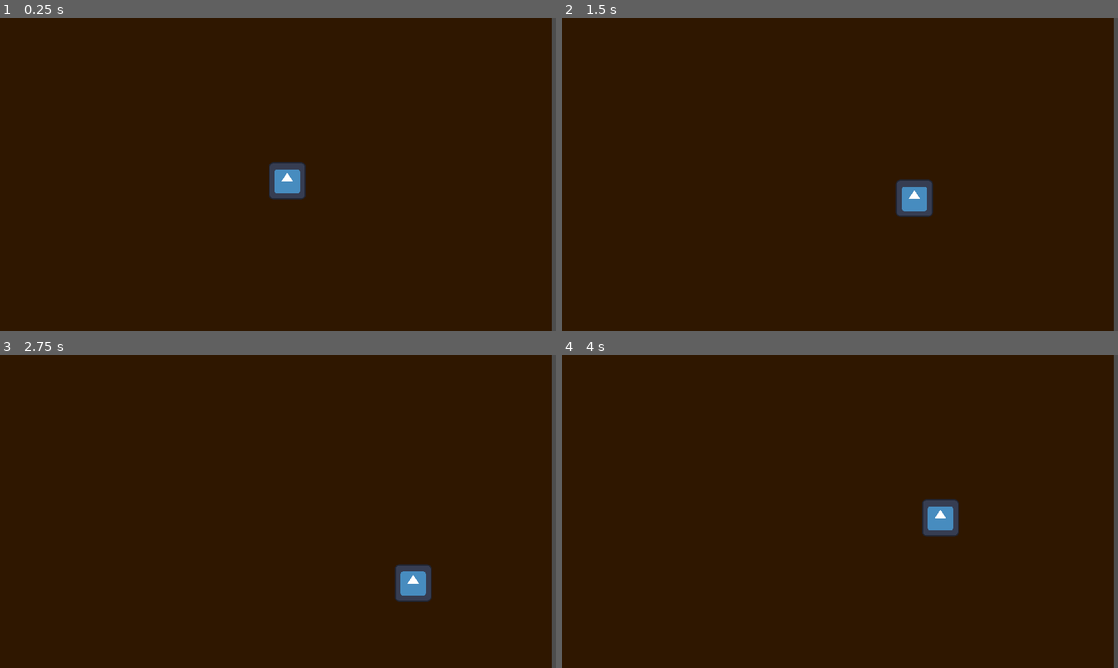
Above: before the commit, frames 1-4 (two rows, left to right).
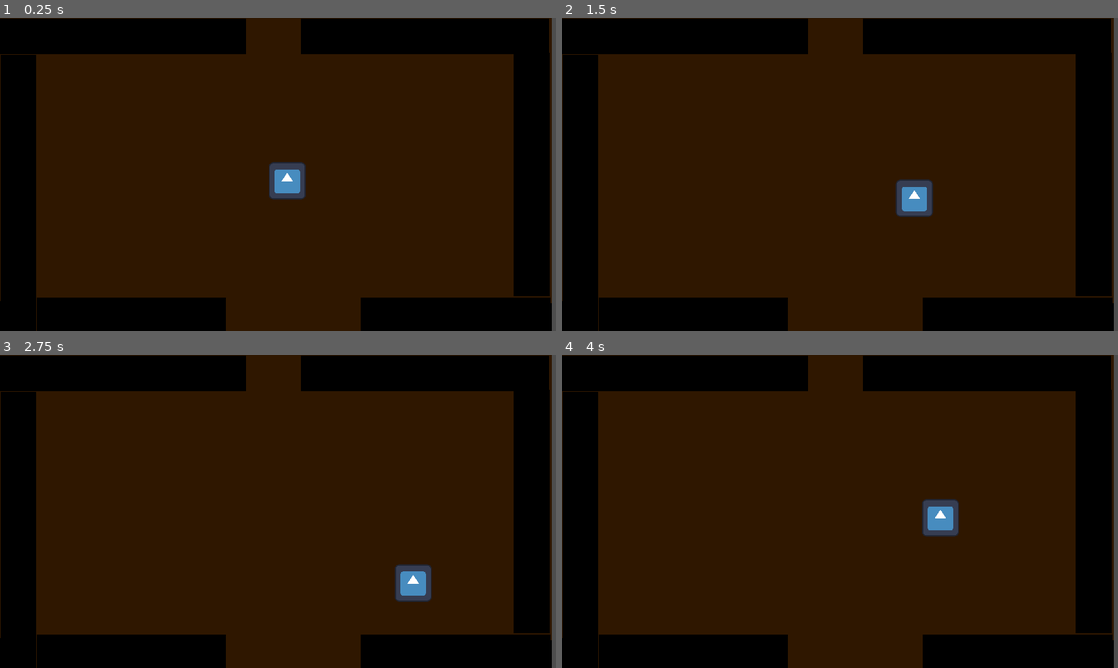
Above: after the commit, the same moments.

Repository: FarofaFaction/Criascript-Jam-Game
Game: Godot game, scene res://Game/Room/room.tscn
The game is run twice, just before and just after one commit, with the same random seed, the same clock (stepped at 60 frames per second) and the same inputs. This scene is started directly instead of the project's main scene. The engine's default icon, where the game draws it, is replaced by a stand-in: a white triangle on a blue panel in a dark square.
Inputs:
- Up to frame 1 (0.25 s): no input
- Up to frame 2 (1.5 s): tap Enter at 0.5 s; hold Right (ui_right) 0.53-1.28 s; hold Down (ui_down) from 1.28 s (still down)
- Up to frame 3 (2.75 s): release Down (ui_down) at 2.03 s; hold Right (ui_right) from 2.03 s (still down)
- Up to frame 4 (4 s): release Right (ui_right) at 2.78 s; hold Up (ui_up) 2.78-3.53 s; hold Left (ui_left) from 3.53 s (still down)

The runs differ from the first frame. In frame 1, 28% of the frame differs, in the area x 0-100%, y 0-100%; in frame 2, 28%; in frame 3, 28%; in frame 4, 28%.

Commit message:
update-room-tests

Diff:
--- a/Game/Room/room.tscn
+++ b/Game/Room/room.tscn
@@ -1,5 +1,7 @@
-[gd_scene load_steps=4 format=3 uid="uid://b46ln0l8u82r0"]
+[gd_scene load_steps=6 format=3 uid="uid://b46ln0l8u82r0"]
 
+[ext_resource type="PackedScene" uid="uid://ca2c7jnemw4ie" path="res://Objects/wall.tscn" id="1_2ok7y"]
+[ext_resource type="PackedScene" uid="uid://dmkbsln86fgm7" path="res://Objects/CRTShader.tscn" id="1_604fw"]
 [ext_resource type="Script" path="res://Game/Player/player.gd" id="1_oiii0"]
 [ext_resource type="Texture2D" uid="uid://c08dxlio5mx4f" path="res://icon.svg" id="2_v4eaw"]
 
@@ -7,10 +9,116 @@
 
 [node name="Room" type="Node2D"]
 
-[node name="ColorRect" type="ColorRect" parent="."]
+[node name="CanvasLayer" parent="." instance=ExtResource("1_604fw")]
+visible = false
+
+[node name="RoomOne" type="Node2D" parent="."]
+
+[node name="Floor" type="ColorRect" parent="RoomOne"]
 offset_right = 1905.0
 offset_bottom = 1091.0
 color = Color(0.184384, 0.0896672, 1.20327e-08, 1)
+
+[node name="wall3" parent="RoomOne" instance=ExtResource("1_2ok7y")]
+position = Vector2(63, 608.5)
+scale = Vector2(0.235935, 1.84936)
+
+[node name="wall4" parent="RoomOne" instance=ExtResource("1_2ok7y")]
+position = Vector2(453, 1026)
+rotation = 1.5708
+scale = Vector2(0.235935, 1.25408)
+
+[node name="wall5" parent="RoomOne" instance=ExtResource("1_2ok7y")]
+position = Vector2(1094, 1026)
+rotation = 1.5708
+scale = Vector2(0.235935, 1.25408)
+
+[node name="wall6" parent="RoomOne" instance=ExtResource("1_2ok7y")]
+position = Vector2(1573, 1026)
+rotation = 1.5708
+scale = Vector2(0.235935, 1.25408)
+
+[node name="wall7" parent="RoomOne" instance=ExtResource("1_2ok7y")]
+position = Vector2(1836, 539.75)
+scale = Vector2(0.235935, 1.61071)
+
+[node name="wall8" parent="RoomOne" instance=ExtResource("1_2ok7y")]
+position = Vector2(1467.06, 63)
+rotation = 1.5708
+scale = Vector2(0.235935, 1.64589)
+
+[node name="wall9" parent="RoomOne" instance=ExtResource("1_2ok7y")]
+position = Vector2(422.825, 63)
+rotation = 1.5708
+scale = Vector2(0.235935, 1.63437)
+
+[node name="RoomOne2" type="Node2D" parent="."]
+
+[node name="Floor" type="ColorRect" parent="RoomOne2"]
+offset_right = 1905.0
+offset_bottom = 1943.0
+color = Color(0.184384, 0.0896672, 1.20327e-08, 1)
+
+[node name="wall3" parent="RoomOne2" instance=ExtResource("1_2ok7y")]
+position = Vector2(63, 608.5)
+scale = Vector2(0.235935, 1.84936)
+Layer = 1
+
+[node name="wall13" parent="RoomOne2" instance=ExtResource("1_2ok7y")]
+position = Vector2(470, 1617)
+scale = Vector2(0.235935, 1.21506)
+Layer = 1
+
+[node name="wall5" parent="RoomOne2" instance=ExtResource("1_2ok7y")]
+position = Vector2(55, 1458)
+scale = Vector2(0.235935, 1.84936)
+Layer = 1
+
+[node name="wall10" parent="RoomOne2" instance=ExtResource("1_2ok7y")]
+position = Vector2(1845, 1466)
+scale = Vector2(0.235935, 1.84936)
+Layer = 1
+
+[node name="wall4" parent="RoomOne2" instance=ExtResource("1_2ok7y")]
+position = Vector2(453, 1026)
+rotation = 1.5708
+scale = Vector2(0.235935, 1.25408)
+Layer = 1
+
+[node name="wall6" parent="RoomOne2" instance=ExtResource("1_2ok7y")]
+position = Vector2(1573, 1026)
+rotation = 1.5708
+scale = Vector2(0.235935, 1.25408)
+Layer = 1
+
+[node name="wall11" parent="RoomOne2" instance=ExtResource("1_2ok7y")]
+position = Vector2(951.931, 1887)
+rotation = 1.5708
+scale = Vector2(0.235935, 3.50842)
+Layer = 1
+
+[node name="wall12" parent="RoomOne2" instance=ExtResource("1_2ok7y")]
+position = Vector2(969, 1350)
+rotation = 1.5708
+scale = Vector2(0.235935, 2.18597)
+Layer = 1
+
+[node name="wall7" parent="RoomOne2" instance=ExtResource("1_2ok7y")]
+position = Vector2(1836, 539.75)
+scale = Vector2(0.235935, 1.61071)
+Layer = 1
+
+[node name="wall8" parent="RoomOne2" instance=ExtResource("1_2ok7y")]
+position = Vector2(1467.06, 63)
+rotation = 1.5708
+scale = Vector2(0.235935, 1.64589)
+Layer = 1
+
+[node name="wall9" parent="RoomOne2" instance=ExtResource("1_2ok7y")]
+position = Vector2(422.825, 63)
+rotation = 1.5708
+scale = Vector2(0.235935, 1.63437)
+Layer = 1
 
 [node name="CharacterBody2D" type="CharacterBody2D" parent="."]
 position = Vector2(992, 562)
--- a/Interface/Menu/menu.tscn
+++ b/Interface/Menu/menu.tscn
@@ -1,19 +1,10 @@
-[gd_scene load_steps=7 format=3 uid="uid://bm25056tyrsyl"]
+[gd_scene load_steps=6 format=3 uid="uid://bm25056tyrsyl"]
 
 [ext_resource type="Texture2D" uid="uid://dbwtrfalr2xno" path="res://Interface/Menu/menu.jpg" id="1_akneg"]
 [ext_resource type="Script" path="res://Interface/Menu/menu.gd" id="1_ejqst"]
-[ext_resource type="Shader" path="res://Shaders/CRT.gdshader" id="2_g6g5j"]
+[ext_resource type="PackedScene" uid="uid://dmkbsln86fgm7" path="res://Objects/CRTShader.tscn" id="2_ot3ke"]
 [ext_resource type="AudioStream" uid="uid://cvk4wj6g3d5io" path="res://Audio/Music/509924__supergamersvk__horror-chase-loop.wav" id="4_2u4d0"]
 [ext_resource type="FontFile" uid="uid://b572bvrcrok26" path="res://Fontes/Press_Start_2P/PressStart2P-Regular.ttf" id="4_5i31b"]
-
-[sub_resource type="ShaderMaterial" id="ShaderMaterial_ncrr3"]
-shader = ExtResource("2_g6g5j")
-shader_parameter/crt_curve = 0.02
-shader_parameter/crt_scan_line_color = 0.347
-shader_parameter/aperture_grille_rate = 0.6
-shader_parameter/aparture_grille_cut_rate = 0.885
-shader_parameter/rf_switch_esque_blur = 1.0
-shader_parameter/white_noise_rate = 0.0
 
 [node name="Menu" type="Control"]
 process_mode = 3
@@ -25,16 +16,7 @@
 grow_vertical = 2
 script = ExtResource("1_ejqst")
 
-[node name="CanvasLayer" type="CanvasLayer" parent="."]
-
-[node name="CRTShader" type="ColorRect" parent="CanvasLayer"]
-top_level = true
-material = SubResource("ShaderMaterial_ncrr3")
-anchors_preset = 15
-anchor_right = 1.0
-anchor_bottom = 1.0
-grow_horizontal = 2
-grow_vertical = 2
+[node name="CanvasLayer" parent="." instance=ExtResource("2_ot3ke")]
 
 [node name="LocalizationTools" type="Control" parent="."]
 anchors_preset = 0
--- /dev/null
+++ b/Objects/CRTShader.tscn
@@ -0,0 +1,23 @@
+[gd_scene load_steps=3 format=3 uid="uid://dmkbsln86fgm7"]
+
+[ext_resource type="Shader" path="res://Shaders/CRT.gdshader" id="1_pj1yy"]
+
+[sub_resource type="ShaderMaterial" id="ShaderMaterial_ncrr3"]
+shader = ExtResource("1_pj1yy")
+shader_parameter/crt_curve = 0.02
+shader_parameter/crt_scan_line_color = 0.347
+shader_parameter/aperture_grille_rate = 0.6
+shader_parameter/aparture_grille_cut_rate = 0.885
+shader_parameter/rf_switch_esque_blur = 1.0
+shader_parameter/white_noise_rate = 0.0
+
+[node name="CanvasLayer" type="CanvasLayer"]
+
+[node name="CRTShader" type="ColorRect" parent="."]
+top_level = true
+material = SubResource("ShaderMaterial_ncrr3")
+anchors_preset = 15
+anchor_right = 1.0
+anchor_bottom = 1.0
+grow_horizontal = 2
+grow_vertical = 2
--- /dev/null
+++ b/Objects/wall.gd
@@ -0,0 +1,19 @@
+extends Sprite2D
+
+@export
+var Layer: int = 0
+
+# Called when the node enters the scene tree for the first time.
+func _ready() -> void:
+	var node: StaticBody2D = get_node("Collision")
+	print(Layer)
+	node.set_collision_mask_value(1, false)
+	node.set_collision_mask_value(Layer + 1, true)
+	node.set_collision_layer_value(1, false)
+	node.set_collision_layer_value(Layer + 1, true)
+	pass # Replace with function body.
+
+
+# Called every frame. 'delta' is the elapsed time since the previous frame.
+func _process(delta: float) -> void:
+	pass
--- /dev/null
+++ b/Objects/wall.tscn
@@ -0,0 +1,25 @@
+[gd_scene load_steps=5 format=3 uid="uid://ca2c7jnemw4ie"]
+
+[ext_resource type="Texture2D" uid="uid://cn3iwxhr4dylf" path="res://blacksquare.png" id="1_2pqu3"]
+[ext_resource type="Script" path="res://Objects/wall.gd" id="2_y3r3l"]
+
+[sub_resource type="RectangleShape2D" id="RectangleShape2D_rh64h"]
+size = Vector2(520, 520)
+
+[sub_resource type="OccluderPolygon2D" id="OccluderPolygon2D_ywmh4"]
+polygon = PackedVector2Array(-250, -250, 250, -250, 250, 250, -250, 250)
+
+[node name="wall" type="Sprite2D"]
+self_modulate = Color(0, 0, 0, 1)
+texture = ExtResource("1_2pqu3")
+script = ExtResource("2_y3r3l")
+
+[node name="Collision" type="StaticBody2D" parent="."]
+metadata/_edit_group_ = true
+
+[node name="CollisionShape2D" type="CollisionShape2D" parent="Collision"]
+shape = SubResource("RectangleShape2D_rh64h")
+metadata/_edit_group_ = true
+
+[node name="LightOccluder2D" type="LightOccluder2D" parent="Collision"]
+occluder = SubResource("OccluderPolygon2D_ywmh4")
Binary file added: blacksquare.png
Not shown, added: blacksquare.png.import
